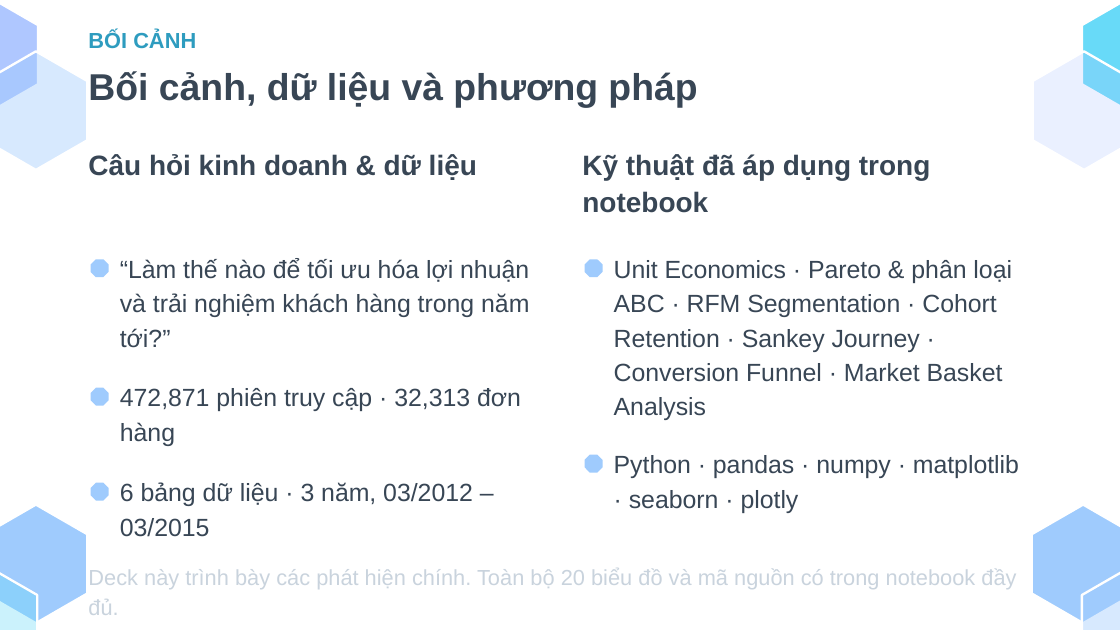
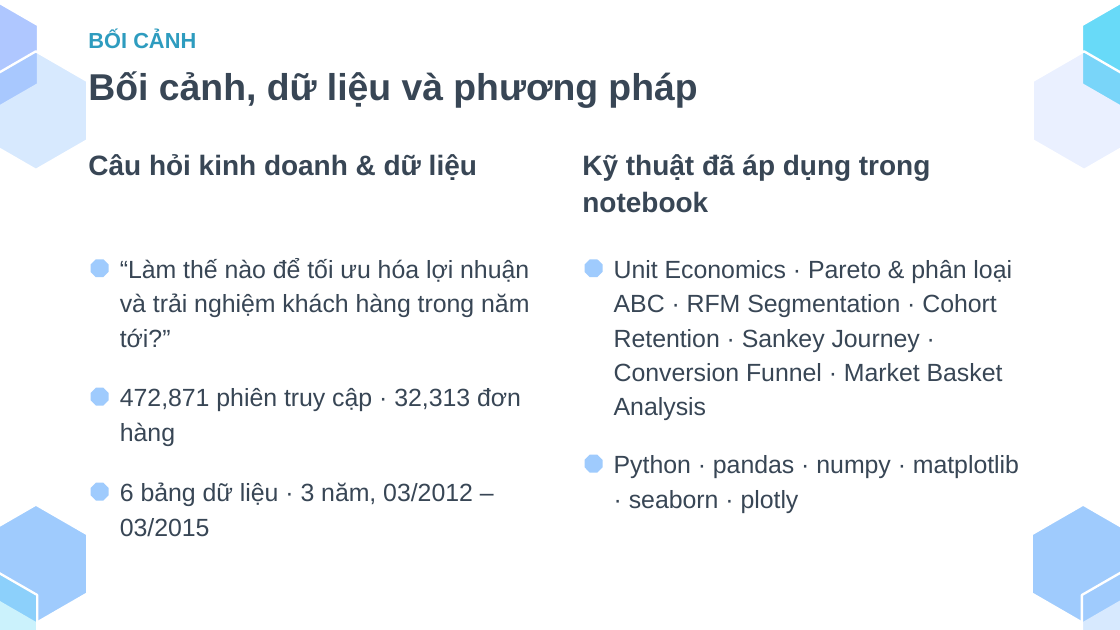
Before and after one commit to duyngoduyngo/smarttoys-ecommerce-analytics, a slide deck: slide 3 of reports/SmartToys_Business_Review.pptx. Drawn at 1120x630 pixels with LibreOffice and Linux fonts; fonts in the diff are those of the drawing. Boxes give left, top, right and bottom in pixels: in the first picture for what was removed or moved away, otherwise in the second. Text is boxed around its words. In the diff, an @@ line names an element or a change of style, - is before the commit and + after.

```diff
--- a/reports/SmartToys_Business_Review.pptx
+++ b/reports/SmartToys_Business_Review.pptx
@@ text removed at <box>88,568,1016,589</box> @@
-Deck này trình bày các phát hiện chính. Toàn bộ 20 biểu đồ và mã nguồn có trong notebook đầy đủ.
```
Also in this commit, not shown: 1 other file.
